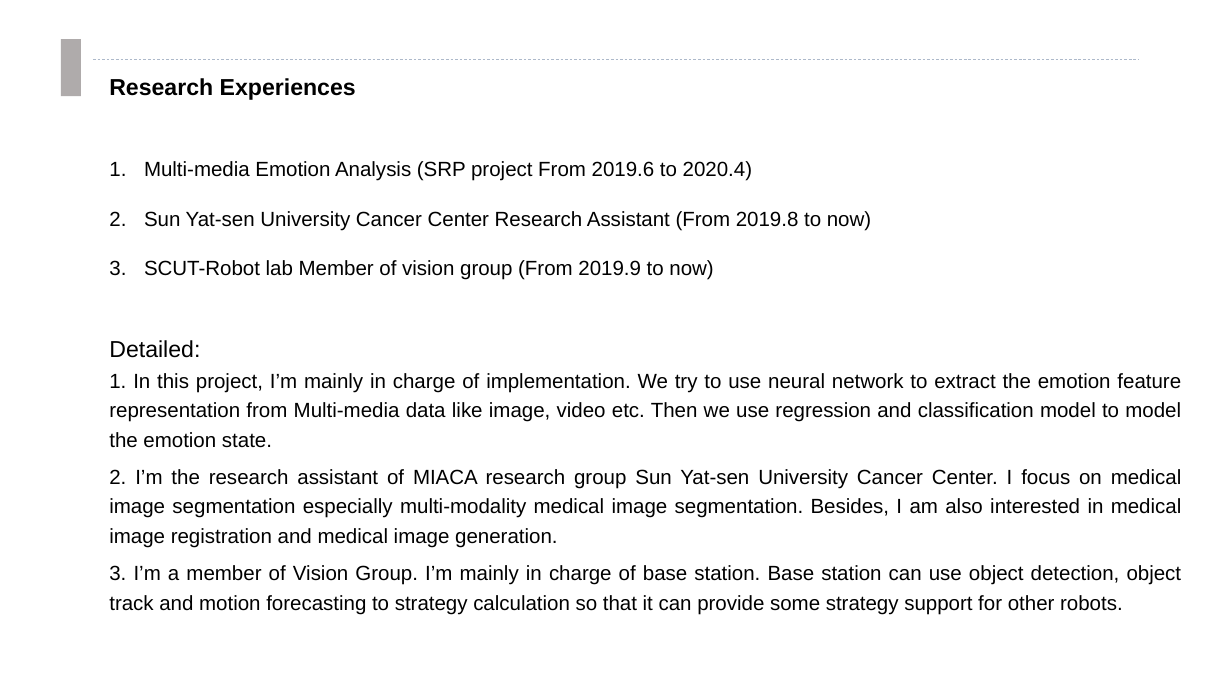
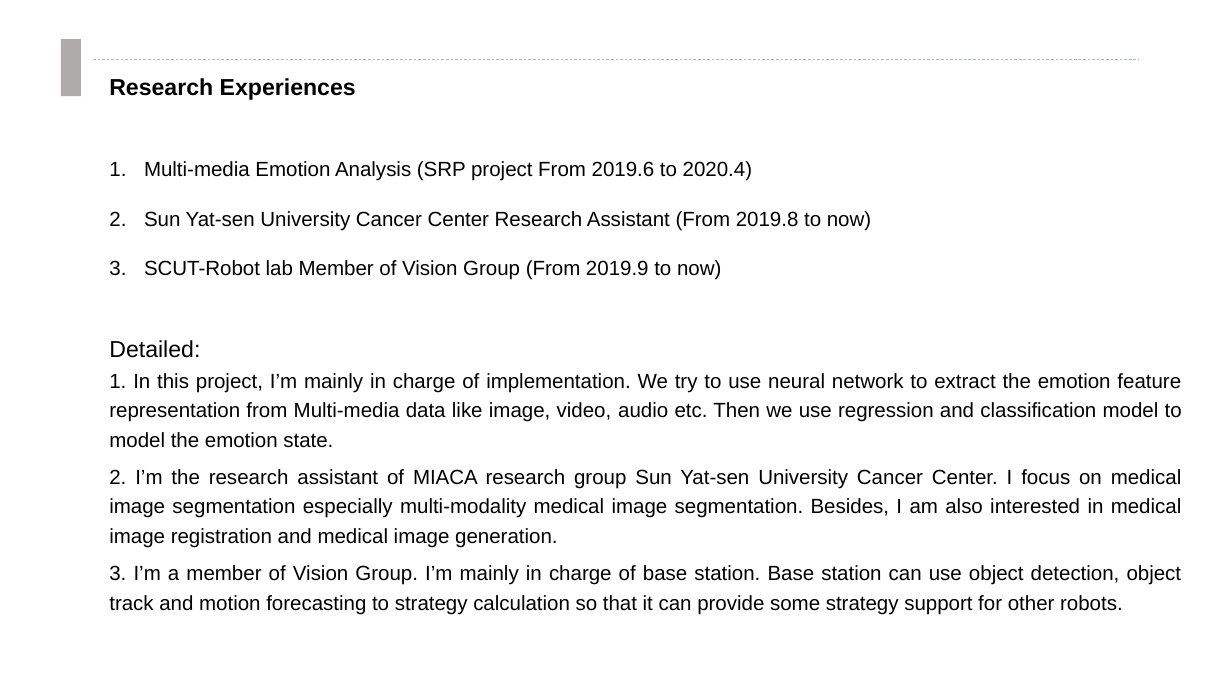
Before and after one commit to clownrat6/VectorNet, a slide deck: slide 3 of material/presentation.pptx. Drawn at 1232x693 pixels with LibreOffice and Linux fonts; fonts in the diff are those of the drawing. Boxes give left, top, right and bottom in pixels: in the first picture for what was removed or moved away, otherwise in the second. Text is boxed around its words. In the diff, an @@ line names an element or a change of style, - is before the commit and + after.

```diff
--- a/material/presentation.pptx
+++ b/material/presentation.pptx
@@ text at [144,260,721,280]: text changed @@
-3. SCUT-Robot lab Member of vision group (From 2019.9 to now)
+3. SCUT-Robot lab Member of Vision Group (From 2019.9 to now)
@@ text at [109,373,1182,448]: text changed @@
-1. In this project, I’m mainly in charge of implementation. We try to use neural network to extract the emotion feature representation from Multi-media data like image, video etc. Then we use regression and classification model to model the emotion state.
+1. In this project, I’m mainly in charge of implementation. We try to use neural network to extract the emotion feature representation from Multi-media data like image, video, audio etc. Then we use regression and classification model to model the emotion state.
```
Also in this commit, not shown: 5 other slides changed, 1 slide added, 1 other file.
